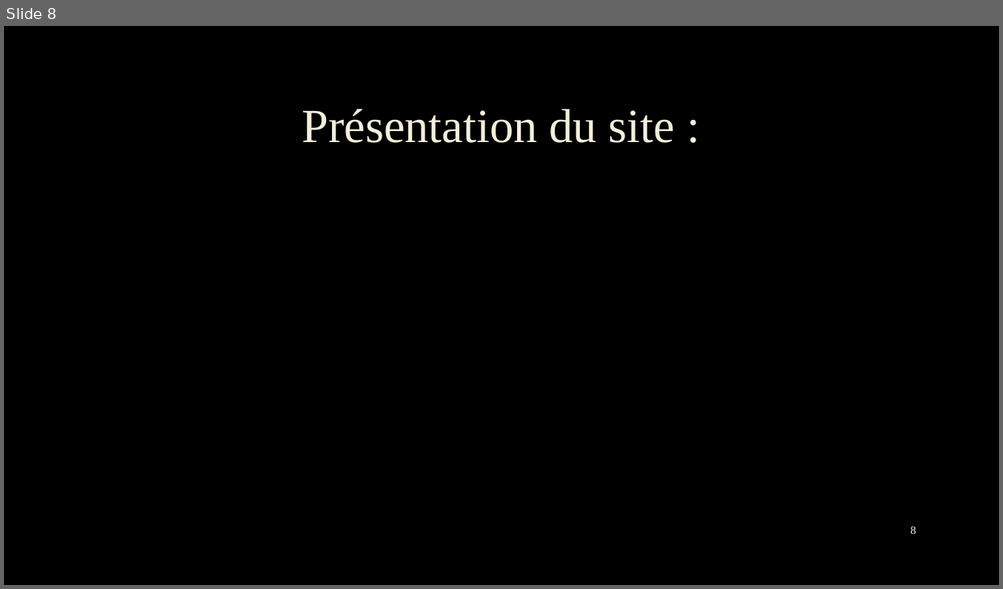
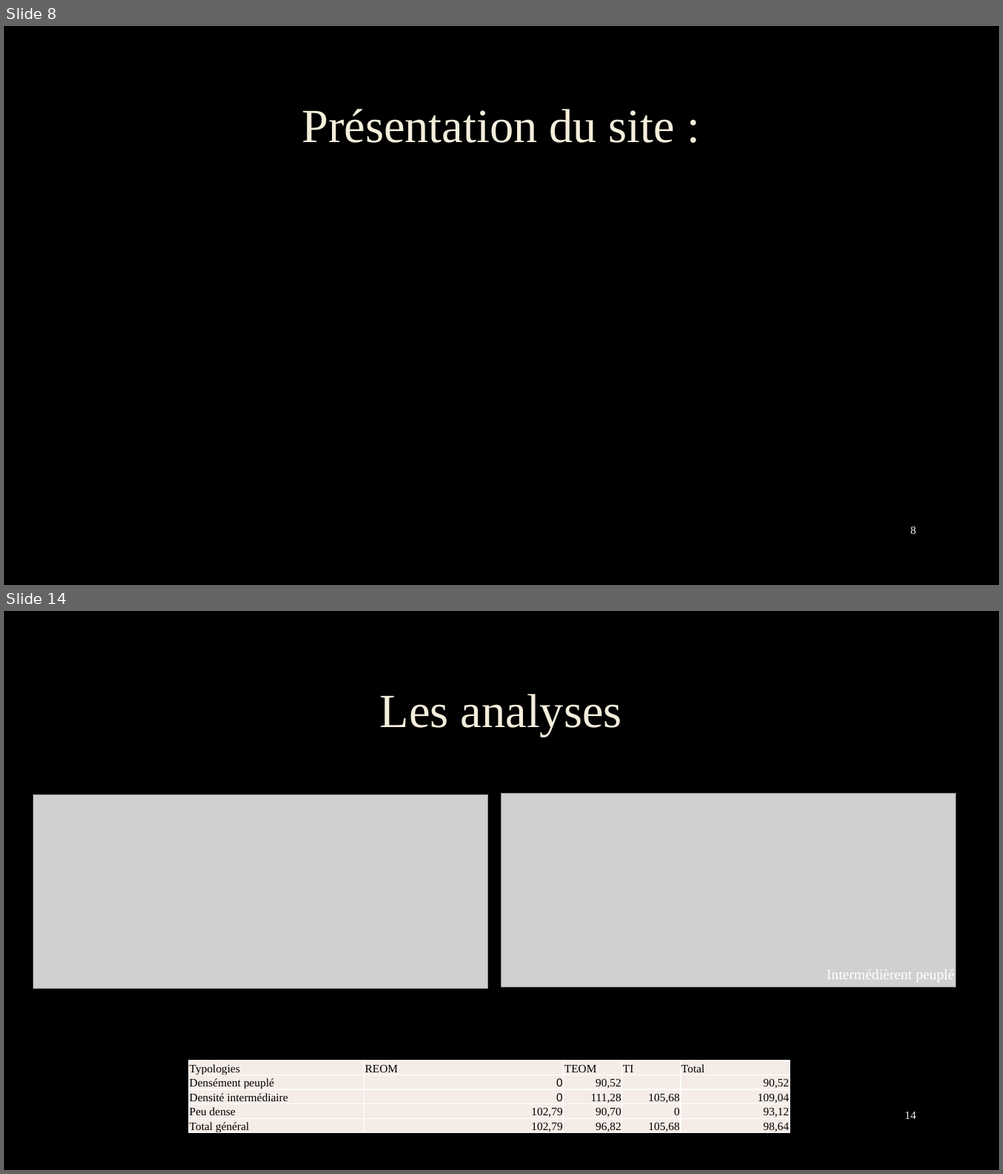
Before and after one commit to Grismonde/Maraton-du-web, a slide deck: Groupe 5.pptx. Shown one above the other, each under a label of ours: slide 8 before the commit, slides 8 and 14 after it; the slides between them are not shown. The pictures are 1003x589 and 1003x1174 pixels, drawn with LibreOffice and Linux fonts; fonts in the diff are those of the drawing; grey boxes stand for pictures; background and template pictures are left out. Boxes give left, top, right and bottom in pixels: in the first picture for what was removed or moved away, otherwise in the second. Text is boxed around its words. In the diff, an @@ line names an element or a change of style, - is before the commit and + after.

```diff
--- a/Groupe 5.pptx
+++ b/Groupe 5.pptx
@@ slide 14 added at (4,611,999,1170), background picture (left out) @@
@@ title added at (380,694,622,736), 46 pt, text #F4EEDC @@
+Les analyses
@@ picture added at (33,795,488,988) @@
@@ picture added at (501,793,956,987) @@
@@ text added at (826,970,954,982), 14 pt, text #FFFFFF @@
+Intermédièrent peuplé
@@ table added at (188,1061,788,1136), 5 rows, 5 columns @@
+Typologies | REOM | TEOM | TI | Total
+Densément peuplé | 0 | 90,52 |  | 90,52
+Densité intermédiaire | 0 | 111,28 | 105,68 | 109,04
+Peu dense | 102,79 | 90,70 | 0 | 93,12
+Total général | 102,79 | 96,82 | 105,68 | 98,64
@@ page number added at (905,1112,916,1119), 11 pt, text #F2F2F2 @@
+14
```
Also in this commit, not shown: 6 slides changed, 7 other slides added, 2 slides removed.
